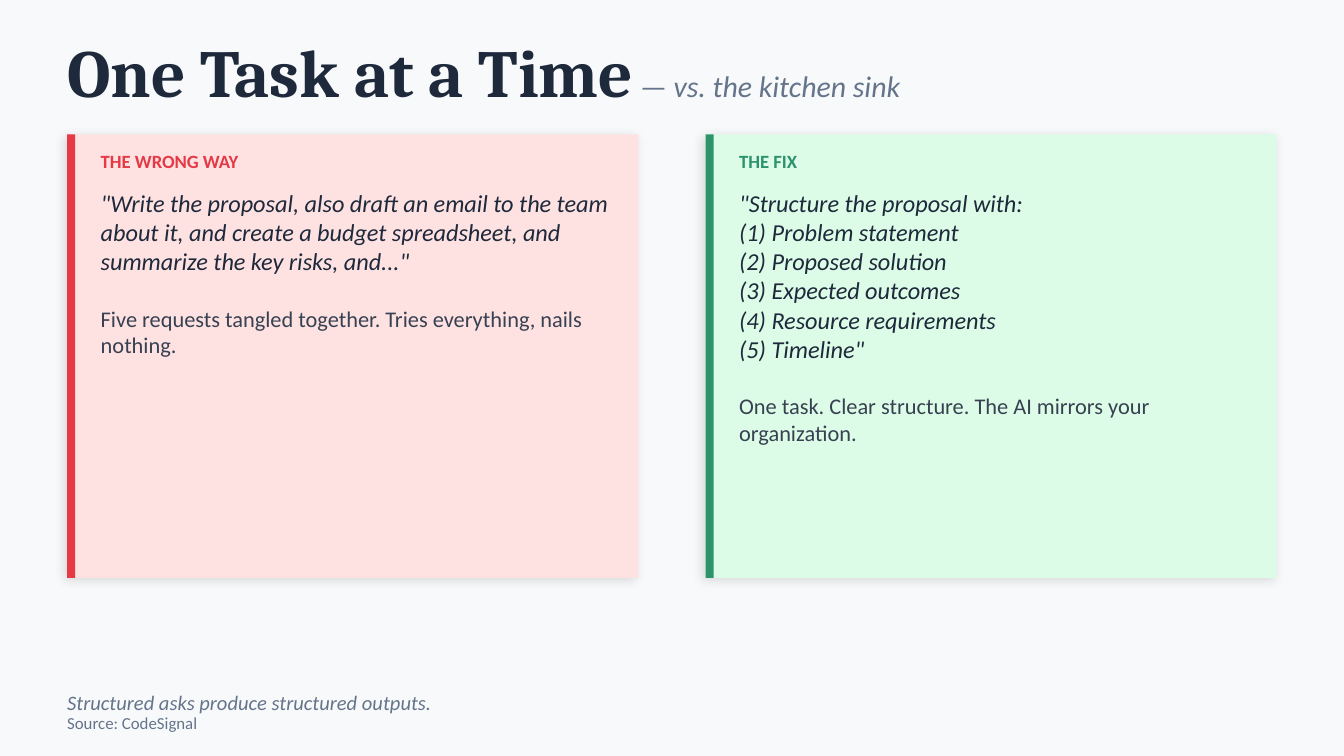
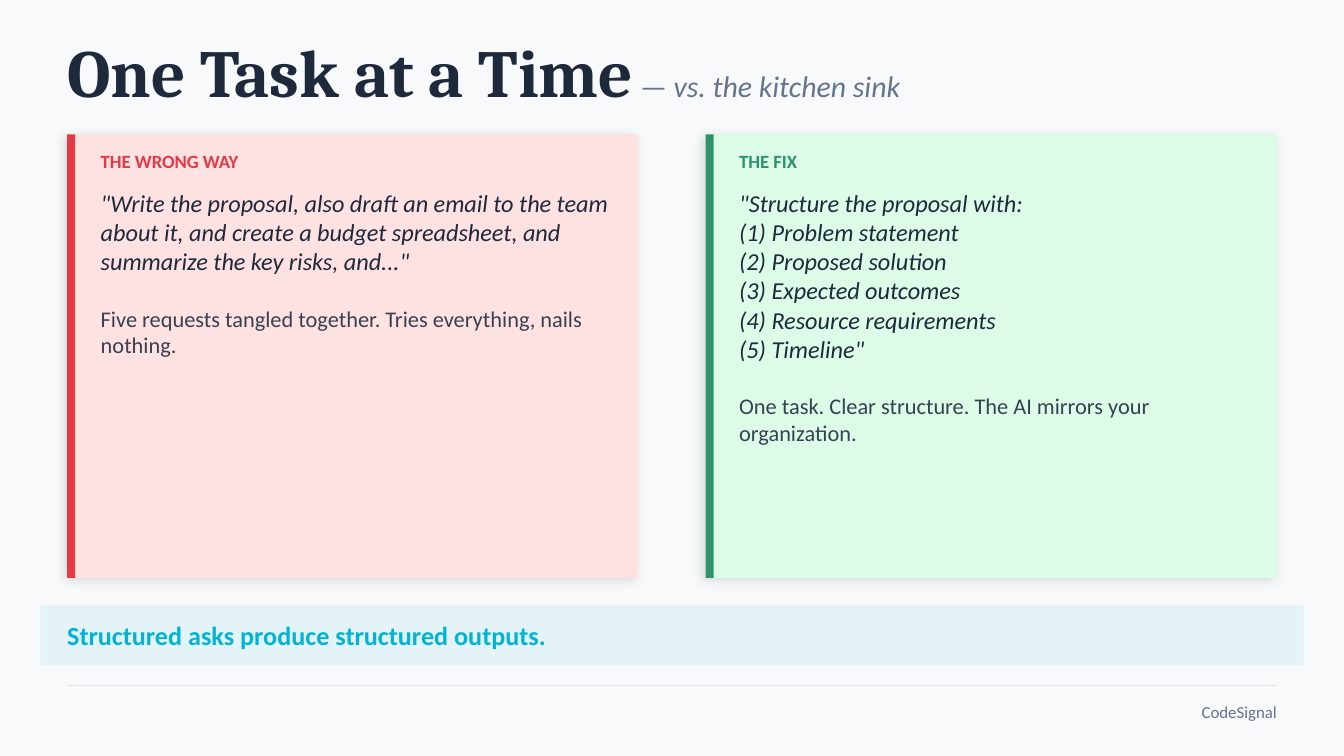
Before and after one commit to michaelengland/ai-best-practices, a slide deck: slide 20 of Getting-Agents-to-Give-Up-Their-Secrets.pptx (slide 18 before the commit). Drawn at 1344x756 pixels with LibreOffice and Linux fonts; fonts in the diff are those of the drawing. Boxes give left, top, right and bottom in pixels: in the first picture for what was removed or moved away, otherwise in the second. Text is boxed around its words. In the diff, an @@ line names an element or a change of style, - is before the commit and + after.

```diff
--- a/Getting-Agents-to-Give-Up-Their-Secrets.pptx
+++ b/Getting-Agents-to-Give-Up-Their-Secrets.pptx
@@ rectangle added at bbox=[40, 605, 1304, 665], fill #00B4D8 at 8% opacity @@
@@ text "Structured asks produce structured outputs.": place and size @@
-text "Structured asks produce structured outputs." at bbox=[67, 696, 431, 714]
+text "Structured asks produce structured outputs." at bbox=[67, 626, 546, 649]
@@ text "Structured asks produce structured outputs." at bbox=[67, 626, 546, 649]: size 11 to 14 pt, text colour #64748B to #00B4D8, bold on, italic off @@
@@ line added from (67, 685) to (1277, 685), #94A3B8 0.5 pt @@
@@ text at bbox=[1202, 706, 1277, 721]: text changed @@
-Source: CodeSignal
+CodeSignal
```
Also in this commit, not shown: 16 other slides changed, 2 slides added, 1 other file.
